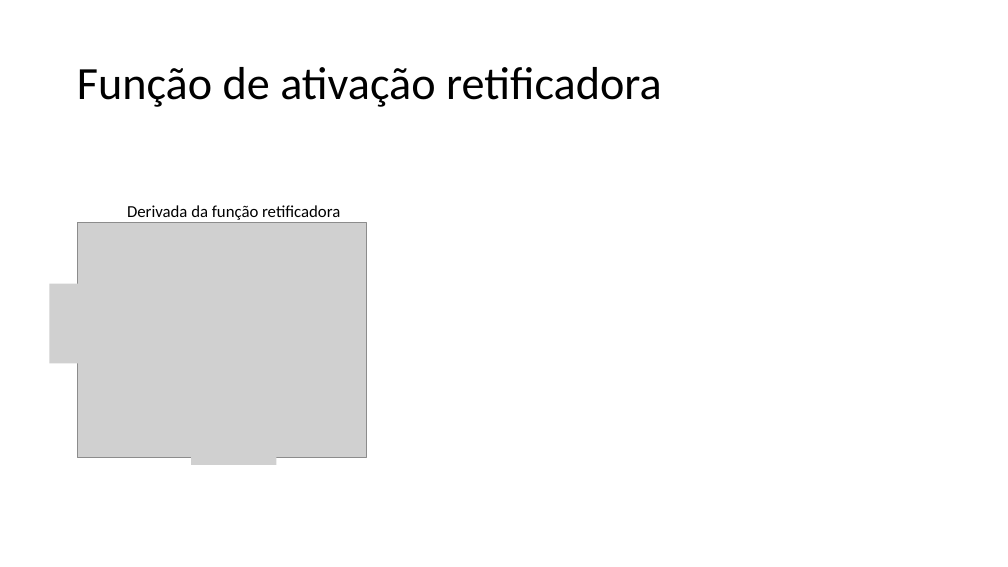
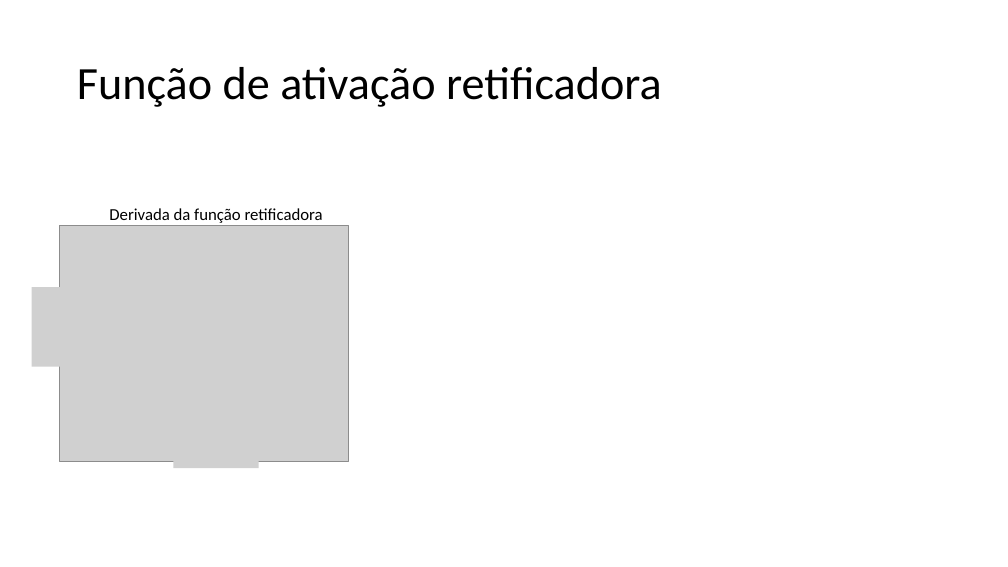
Before and after one commit to zz4fap/t320_aprendizado_de_maquina, a slide deck: slide 31 of slides/T320_Redes_Neurais_Artificiais (Parte II).pptx (slide 29 before the commit). Drawn at 1008x567 pixels with LibreOffice and Linux fonts; fonts in the diff are those of the drawing; grey boxes stand for pictures. Boxes give left, top, right and bottom in pixels: in the first picture for what was removed or moved away, otherwise in the second. Text is boxed around its words. In the diff, an @@ line names an element or a change of style, - is before the commit and + after.

```diff
--- a/slides/T320_Redes_Neurais_Artificiais (Parte II).pptx
+++ b/slides/T320_Redes_Neurais_Artificiais (Parte II).pptx
@@ text "Derivada da função retificadora": place and size @@
-text "Derivada da função retificadora" at [127, 205, 340, 220]
+text "Derivada da função retificadora" at [109, 208, 323, 223]
@@ picture: place and size @@
-picture at [77, 222, 366, 458]
+picture at [60, 225, 349, 461]
@@ picture: place and size @@
-picture at [49, 284, 89, 363]
+picture at [32, 287, 72, 367]
@@ picture: place and size @@
-picture at [191, 442, 277, 465]
+picture at [173, 445, 259, 468]
```
Also in this commit, not shown: 17 other slides changed, 3 slides added, 1 other file.
